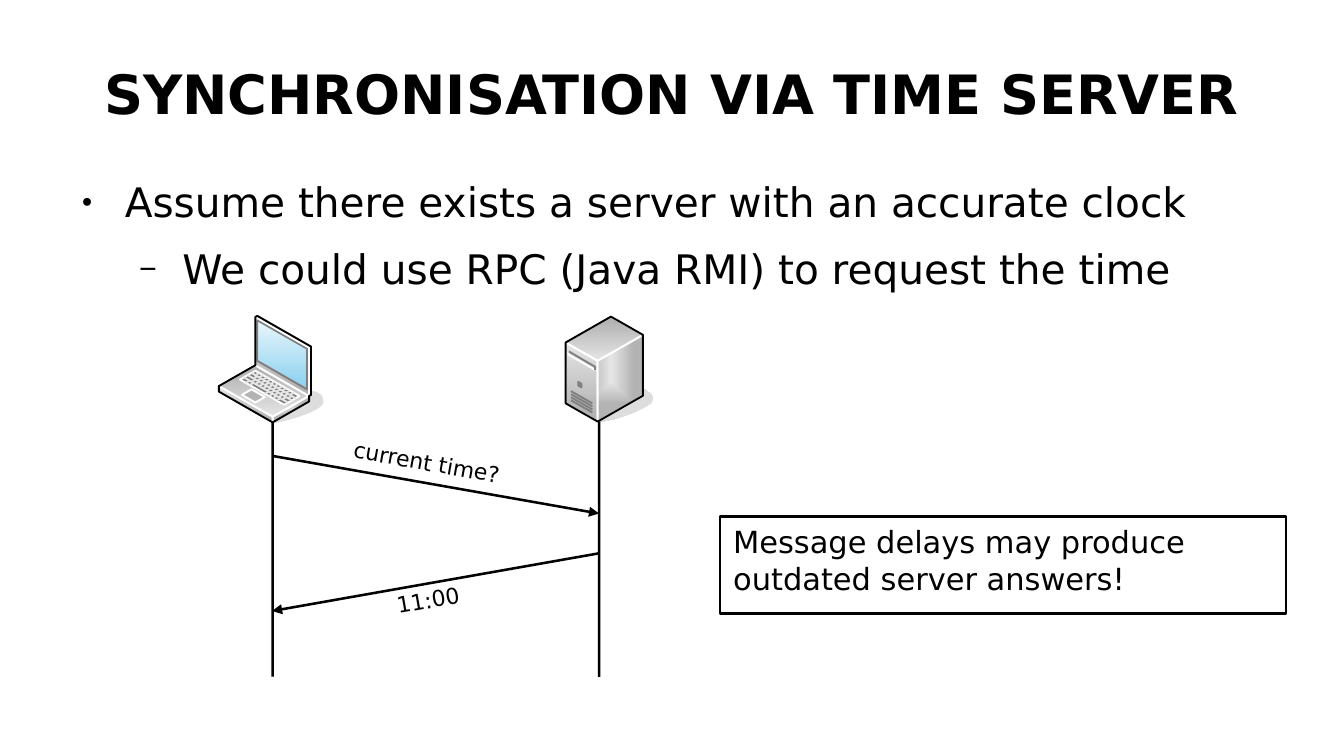
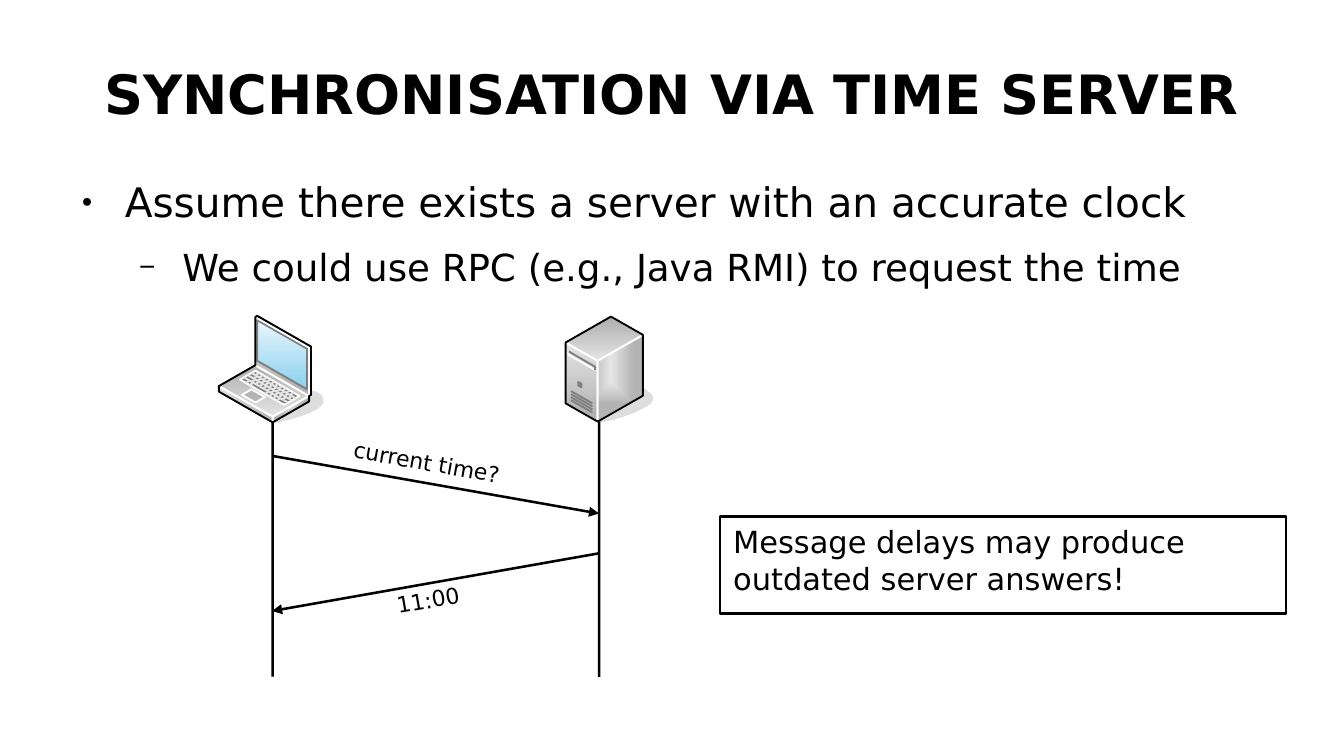
Before and after one commit to MID-IST-FALL-2018/mid-ist-fall-2018.github.io, a slide deck: slide 9 of assets/lectures-slides/MID-lecture-8.odp. Drawn at 1344x756 pixels with LibreOffice and Linux fonts; fonts in the diff are those of the drawing. Boxes give left, top, right and bottom in pixels: in the first picture for what was removed or moved away, otherwise in the second. Text is boxed around its words. In the diff, an @@ line names an element or a change of style, - is before the commit and + after.

Commit message:
Updated lecture 8

```diff
--- a/assets/lectures-slides/MID-lecture-8.odp
+++ b/assets/lectures-slides/MID-lecture-8.odp
@@ text at [182,252,1181,289]: text changed; size 24 to 22 pt @@
-  − We could use RPC (Java RMI) to request the time
+  − We could use RPC (e.g., Java RMI) to request the time
```
Also in this commit, not shown: 2 other slides changed.
